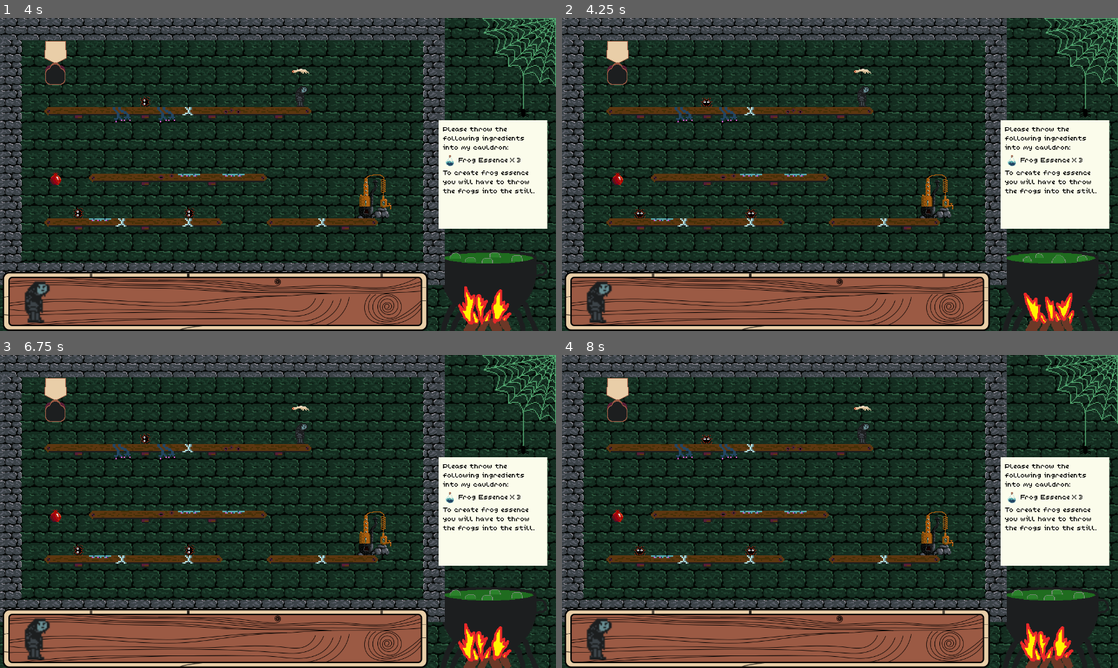
Above: before the commit, frames 1-4 (two rows, left to right).
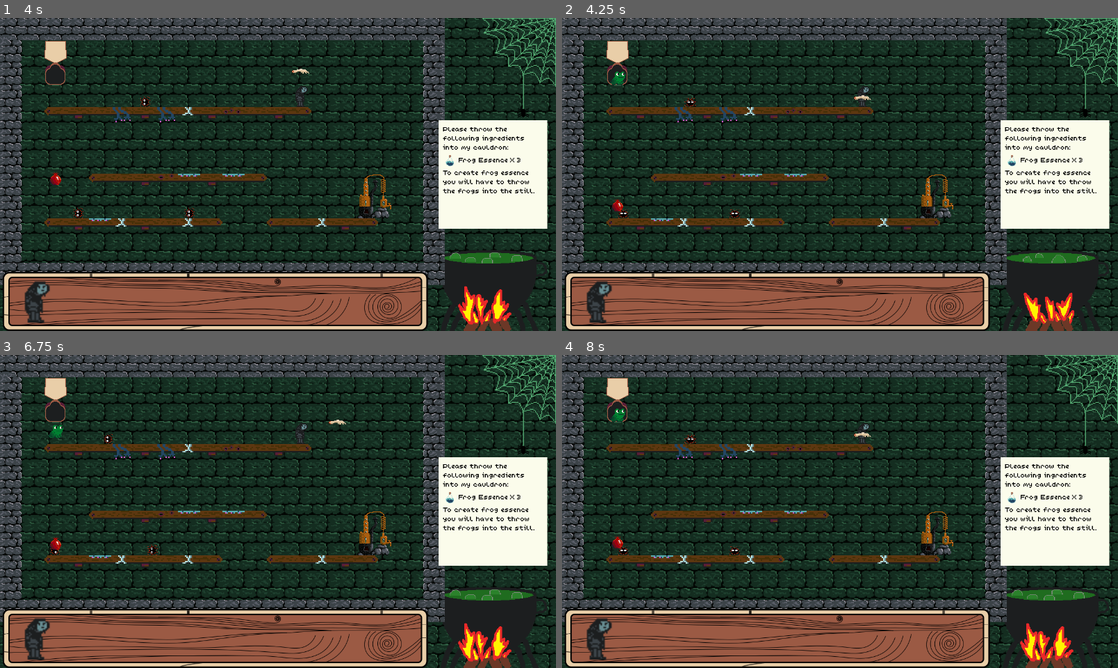
Above: after the commit, the same moments.

Repository: panorb/ludum-dare-56
Game: Godot game, scene res://world.tscn
Two runs of this game, one before a commit and one after it. Both use one fixed random seed, a clock stepped at 60 frames per second and the inputs below. The engine's default icon, where the game draws it, is replaced by a stand-in: a white triangle on a blue panel in a dark square.
Inputs (mouse positions are in pixels of both pictures, inside the frame that each line leads up to):
- Up to frame 1 (4 s): click "Select Level" at 0.5 s; click (283, 324) at 1.27 s; type "12" at 1.35 s; click "Enter" at 2 s; click "Enter" at 2.75 s; tap Enter at 3.5 s; move the mouse to (216, 46) at 3.52 s; hold Right (ui_right) from 3.53 s (still down); click (216, 46) at 3.67 s; tap Space (ui_select) at 3.77 s
- Up to frame 2 (4.25 s): keep holding Right (ui_right)
- Up to frame 3 (6.75 s): move the mouse to (33, 636) at 4.27 s; release Right (ui_right) at 4.28 s; click (33, 636) at 4.42 s; tap Space (ui_select) at 4.52, 6.02 s; move the mouse to (333, 442) at 5.02 s; hold Right (ui_right) 5.03-6.53 s; move the mouse to (250, 574) at 5.77 s; click (250, 574) at 5.92 s; move the mouse to (444, 558) at 6.52 s
- Up to frame 4 (8 s): tap Space (ui_select) at 6.77, 7.52 s; move the mouse to (673, 464) at 7.27 s

Frame 1 is identical in both runs. In frame 2, 0.4% of the frame differs, in the area x 8-56%, y 16-64%; in frame 3, 0.4%; in frame 4, 0.4%.
Error in both runs: Invalid access to property or key 'current_selected_entity_name' on a base object of type 'Node2D (Game)'. (res://game/game.gd:66)

Commit message:
disabled debug mode

Diff:
--- a/godot/game/game.gd
+++ b/godot/game/game.gd
@@ -6,7 +6,7 @@
 
 var base_levels : Array[PackedScene] = []
 
-var debug_mode: bool = true
+var debug_mode: bool = false
 
 var current_level: LDTKLevel = null
 var simulation_state = null
